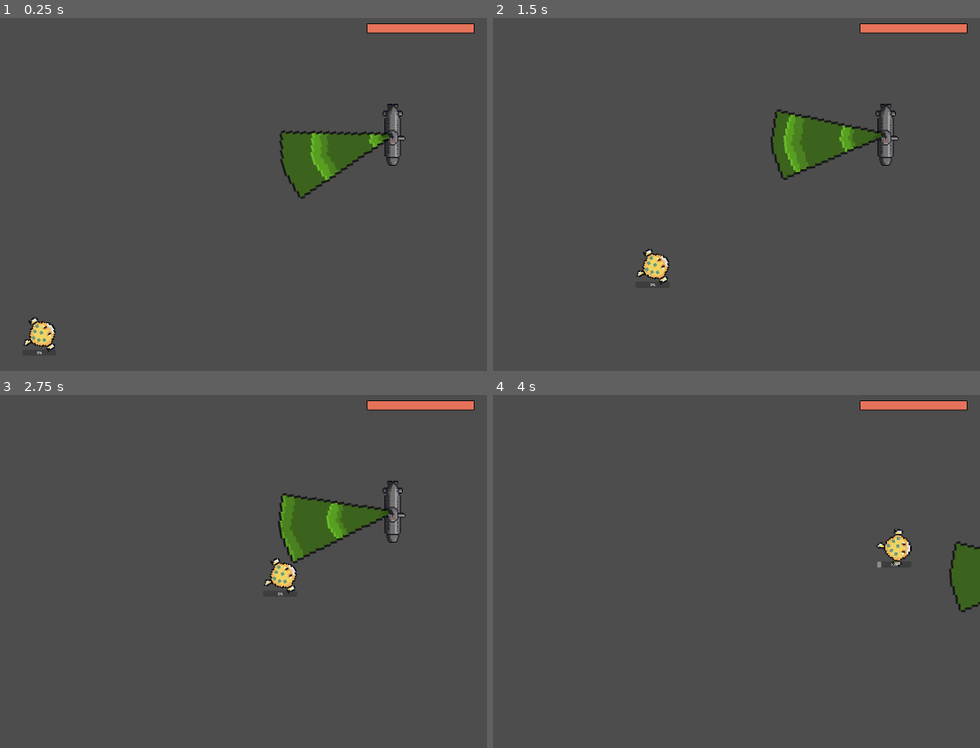
Above: before the commit, frames 1-4 (two rows, left to right).
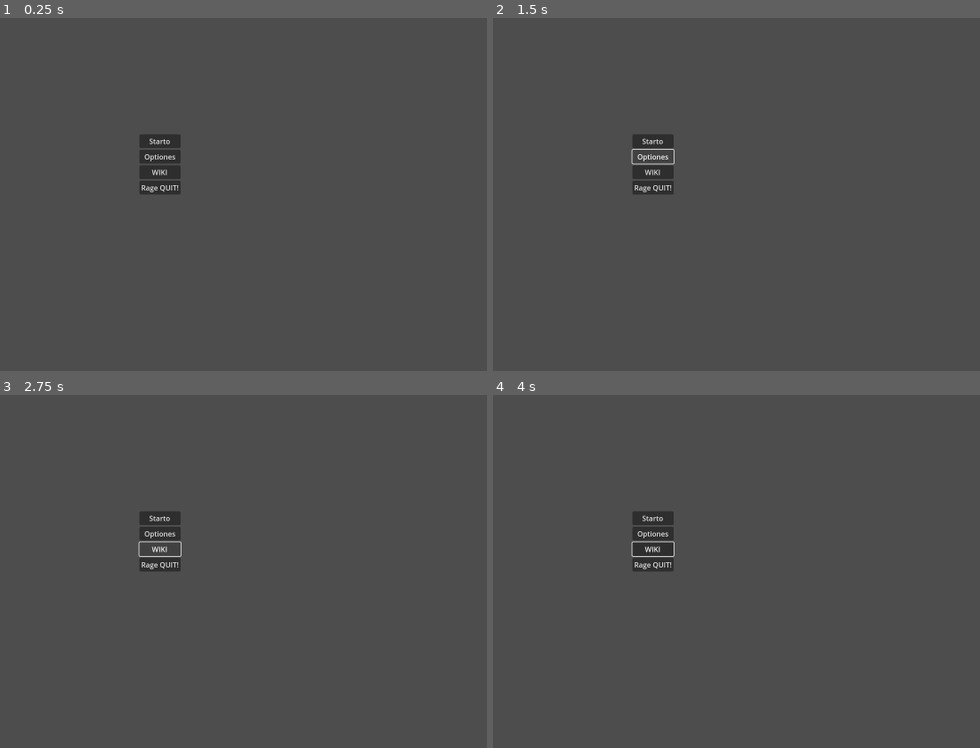
Above: after the commit, the same moments.

Repository: AbuHarambe/Deepsea_Invaders
Game: Godot game, scene res://Scenes/main_menue.tscn
Two runs of this game, one before a commit and one after it. Both use one fixed random seed, a clock stepped at 60 frames per second and the inputs below. Before the commit the project starts from res://Scenes/main.tscn.
Inputs (mouse positions are in pixels of both pictures, inside the frame that each line leads up to):
- Up to frame 1 (0.25 s): no input
- Up to frame 2 (1.5 s): click (653, 141) at 0.5 s, where only the run after the commit has a clickable "Starto"; click (653, 155) at 1.25 s, where only the run after the commit has a clickable "Optiones"
- Up to frame 3 (2.75 s): click (160, 550) at 2 s, where only the run after the commit has a clickable "WIKI"
- Up to frame 4 (4 s): move the mouse to (780, 567) at 2.77 s; hold D (Right) 2.78-3.53 s; move the mouse to (outside the picture) at 3.52 s; hold S (Down) from 3.53 s (still down)

The runs differ from the first frame. In frame 1, 5.2% of the frame differs, in the area x 4-98%, y 1-96%; in frame 2, 5.1%; in frame 3, 5.0%; in frame 4, 3.4%.

Commit message:
:sparkles:Feat: Implementiert das Hauptmenü und alle Buttons (closes #3, #7, #8, #9, #10)
:sparkles:Feat: Implementiert das Hauptmenü und alle Buttons (closes #3, #7, #8, #9, #10)

Diff:
--- /dev/null
+++ b/Scenes/main_menue.gd
@@ -0,0 +1,30 @@
+extends Control
+
+
+# Called when the node enters the scene tree for the first time.
+func _ready() -> void:
+	pass # Replace with function body.
+
+
+# Called every frame. 'delta' is the elapsed time since the previous frame.
+func _process(delta: float) -> void:
+	pass
+
+
+func _on_start_pressed() -> void:
+	print("Spiel starten!")
+	get_tree().change_scene_to_file("res://Scenes/main.tscn")
+
+
+func _on_optionen_pressed() -> void:
+	print("Öffne Optionen!")
+	get_tree().change_scene_to_file("res://Scenes/OptionsMenu.tscn")
+
+
+func _on_quit_pressed() -> void:
+	# Dieser Befehl beendet das Spiel
+	get_tree().quit()
+
+
+func _on_wiki_pressed() -> void:
+	pass # Replace with function body.
--- /dev/null
+++ b/Scenes/main_menue.tscn
@@ -0,0 +1,52 @@
+[gd_scene load_steps=2 format=3 uid="uid://dt7pnbn76qjs7"]
+
+[ext_resource type="Script" uid="uid://b2og6kqv6j5at" path="res://Scenes/main_menue.gd" id="1_7raxh"]
+
+[node name="MainMenue" type="Control"]
+layout_mode = 3
+anchors_preset = 15
+anchor_right = 1.0
+anchor_bottom = 1.0
+offset_left = 1.0
+offset_right = 7.0
+offset_bottom = 3.0
+grow_horizontal = 2
+grow_vertical = 2
+script = ExtResource("1_7raxh")
+
+[node name="CenterContainer" type="CenterContainer" parent="."]
+layout_mode = 1
+anchors_preset = -1
+anchor_left = 0.43100002
+anchor_top = 0.24700001
+anchor_right = 0.64400005
+anchor_bottom = 0.5
+offset_left = -3.1860352
+offset_top = 3.9589996
+offset_right = -2.264038
+offset_bottom = 3.5
+
+[node name="VBoxContainer" type="VBoxContainer" parent="CenterContainer"]
+layout_mode = 2
+
+[node name="Start" type="Button" parent="CenterContainer/VBoxContainer"]
+layout_mode = 2
+button_mask = 0
+text = "Starto"
+
+[node name="Optionen" type="Button" parent="CenterContainer/VBoxContainer"]
+layout_mode = 2
+text = "Optiones"
+
+[node name="WIKI" type="Button" parent="CenterContainer/VBoxContainer"]
+layout_mode = 2
+text = "WIKI"
+
+[node name="Quit" type="Button" parent="CenterContainer/VBoxContainer"]
+layout_mode = 2
+text = "Rage QUIT!"
+
+[connection signal="pressed" from="CenterContainer/VBoxContainer/Start" to="." method="_on_start_pressed"]
+[connection signal="pressed" from="CenterContainer/VBoxContainer/Optionen" to="." method="_on_optionen_pressed"]
+[connection signal="pressed" from="CenterContainer/VBoxContainer/WIKI" to="." method="_on_wiki_pressed"]
+[connection signal="pressed" from="CenterContainer/VBoxContainer/Quit" to="." method="_on_quit_pressed"]
--- /dev/null
+++ b/Scenes/options_menue.tscn
@@ -0,0 +1,37 @@
+[gd_scene load_steps=2 format=3 uid="uid://6r46s7rbkad4"]
+
+[ext_resource type="Script" uid="uid://c0yu0xghnavt3" path="res://options_menue.gd" id="1_0in20"]
+
+[node name="OptionsMenue" type="Control"]
+layout_mode = 3
+anchors_preset = 15
+anchor_right = 1.0
+anchor_bottom = 1.0
+grow_horizontal = 2
+grow_vertical = 2
+script = ExtResource("1_0in20")
+
+[node name="CenterContainer" type="CenterContainer" parent="."]
+layout_mode = 1
+anchors_preset = 15
+anchor_right = 1.0
+anchor_bottom = 1.0
+grow_horizontal = 2
+grow_vertical = 2
+
+[node name="VBoxContainer" type="VBoxContainer" parent="CenterContainer"]
+layout_mode = 2
+
+[node name="Label" type="Label" parent="CenterContainer/VBoxContainer"]
+layout_mode = 2
+text = "Grafik (Platzhalter)"
+
+[node name="Label2" type="Label" parent="CenterContainer/VBoxContainer"]
+layout_mode = 2
+text = "Audio (Platzhalter)"
+
+[node name="BackButton" type="Button" parent="CenterContainer/VBoxContainer"]
+layout_mode = 2
+text = "Zurück, aber dali!"
+
+[connection signal="pressed" from="CenterContainer/VBoxContainer/BackButton" to="." method="_on_back_button_pressed"]
--- /dev/null
+++ b/Scenes/scene_transition.gd
@@ -0,0 +1,30 @@
+extends CanvasLayer
+
+
+# Called when the node enters the scene tree for the first time.
+func _ready() -> void:
+	pass # Replace with function body.
+
+
+# Called every frame. 'delta' is the elapsed time since the previous frame.
+func _process(delta: float) -> void:
+	pass
+
+# Referenz auf den AnimationPlayer, damit wir ihn ansprechen können
+@onready var animation_player = $AnimationPlayer
+
+# Diese Funktion rufen wir von unserem Menü aus auf.
+func fade_to_scene(scene_path):
+	# Starte die "fade_out" Animation (wird schwarz)
+	animation_player.play("fade_out")
+
+	# WICHTIG: Warte, bis die Animation fertig ist.
+	# "await" ist wie ein "warten" in Java, ohne den Thread zu blockieren.
+	await animation_player.animation_finished
+
+	# Erst DANACH die Szene wechseln
+	get_tree().change_scene_to_file(scene_path)
+
+	# Sobald die neue Szene geladen ist (was einen Frame dauert),
+	# spiele die "fade_in" Animation ab, um sie einzublenden.
+	animation_player.play("fade_in")
--- /dev/null
+++ b/Scenes/scene_transition.tscn
@@ -0,0 +1,33 @@
+[gd_scene load_steps=5 format=3 uid="uid://ds25g27xwqdhm"]
+
+[ext_resource type="Script" uid="uid://b5pwky0wj6hh2" path="res://Scenes/scene_transition.gd" id="1_crfs3"]
+
+[sub_resource type="Animation" id="Animation_xs6k6"]
+resource_name = "fade_in"
+length = 0.5
+
+[sub_resource type="Animation" id="Animation_vin40"]
+resource_name = "fade_out"
+length = 0.5
+
+[sub_resource type="AnimationLibrary" id="AnimationLibrary_crfs3"]
+_data = {
+&"fade_in": SubResource("Animation_xs6k6"),
+&"fade_out": SubResource("Animation_vin40")
+}
+
+[node name="SceneTransition" type="CanvasLayer"]
+script = ExtResource("1_crfs3")
+
+[node name="ColorRect" type="ColorRect" parent="."]
+anchors_preset = 15
+anchor_right = 1.0
+anchor_bottom = 1.0
+grow_horizontal = 2
+grow_vertical = 2
+color = Color(0, 0, 0, 1)
+
+[node name="AnimationPlayer" type="AnimationPlayer" parent="."]
+libraries = {
+&"": SubResource("AnimationLibrary_crfs3")
+}
--- /dev/null
+++ b/options_menue.gd
@@ -0,0 +1,16 @@
+extends Control
+
+
+# Called when the node enters the scene tree for the first time.
+func _ready() -> void:
+	pass # Replace with function body.
+
+
+# Called every frame. 'delta' is the elapsed time since the previous frame.
+func _process(delta: float) -> void:
+	pass
+
+
+func _on_back_button_pressed() -> void:
+	print("Geh zurück zum MainMenue!")
+	get_tree().change_scene_to_file("res://Scenes/MainMenu.tscn")
--- a/project.godot
+++ b/project.godot
@@ -11,7 +11,7 @@
 [application]
 
 config/name="Deepsea_Invaders"
-run/main_scene="uid://dktdyic4puxgw"
+run/main_scene="uid://dt7pnbn76qjs7"
 config/features=PackedStringArray("4.5", "GL Compatibility")
 config/icon="res://icon.svg"
 
@@ -27,6 +27,10 @@
 player_group=""
 progress_bars=""
 enemies=""
+
+[gui]
+
+common/main_scene="uid://dktdyic4puxgw"
 
 [input]
 
Not shown, added: Scenes/main_menue.gd.uid
Not shown, added: Scenes/scene_transition.gd.uid
Not shown, added: options_menue.gd.uid
